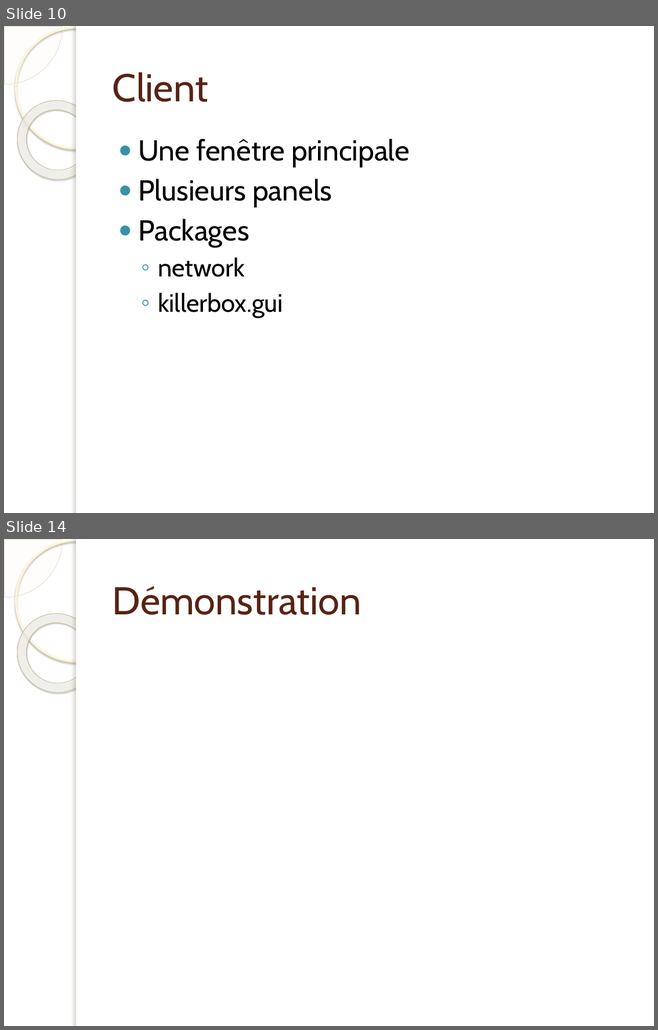
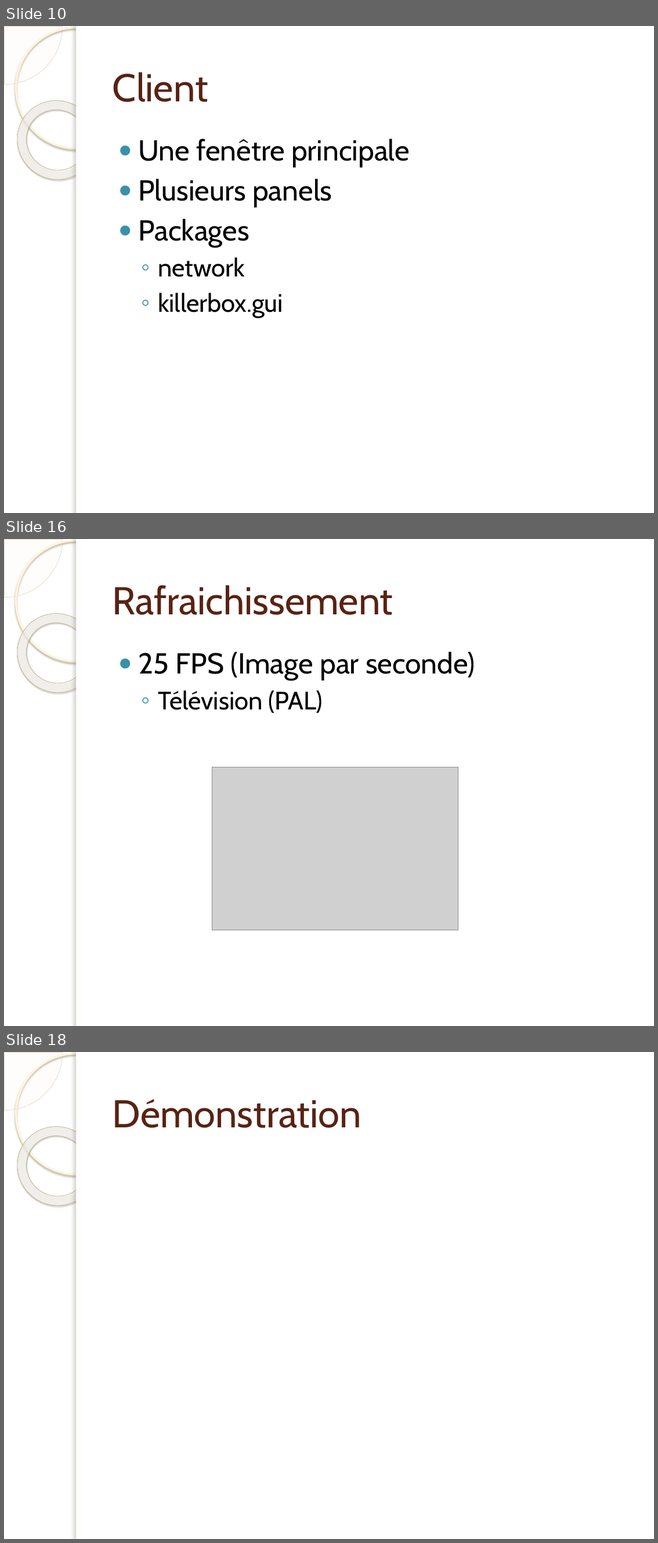
Before and after one commit to jonesbusy/killerbox, a slide deck: Documentation/presentation.pptx. Shown one above the other, each under a label of ours: slides 10 and 14 before the commit, slides 10, 16 and 18 after it; the slides between them are not shown. The pictures are 658x1030 and 658x1543 pixels, drawn with LibreOffice and Linux fonts; fonts in the diff are those of the drawing; grey boxes stand for pictures; background and template pictures are left out. Boxes give left, top, right and bottom in pixels: in the first picture for what was removed or moved away, otherwise in the second. Text is boxed around its words. In the diff, an @@ line names an element or a change of style, - is before the commit and + after.

```diff
--- a/Documentation/presentation.pptx
+++ b/Documentation/presentation.pptx
@@ slide 16 added at (x1=4, y1=539, x2=654, y2=1026), background picture (left out); not listed: 5 template elements that a slide beside it also shows @@
@@ title added at (x1=112, y1=585, x2=393, y2=615), 43 pt, text #572314 @@
+Rafraichissement
@@ text added at (x1=139, y1=652, x2=474, y2=713), 32 pt, text #000000 @@
+● 25 FPS (Image par seconde)
+  ◦ Télévision (PAL)
@@ picture added at (x1=212, y1=768, x2=458, y2=931) @@
@@ what was slide 14 is now slide 18 @@
```
Also in this commit, not shown: 7 other slides added, 4 slides removed, 5 other files.
